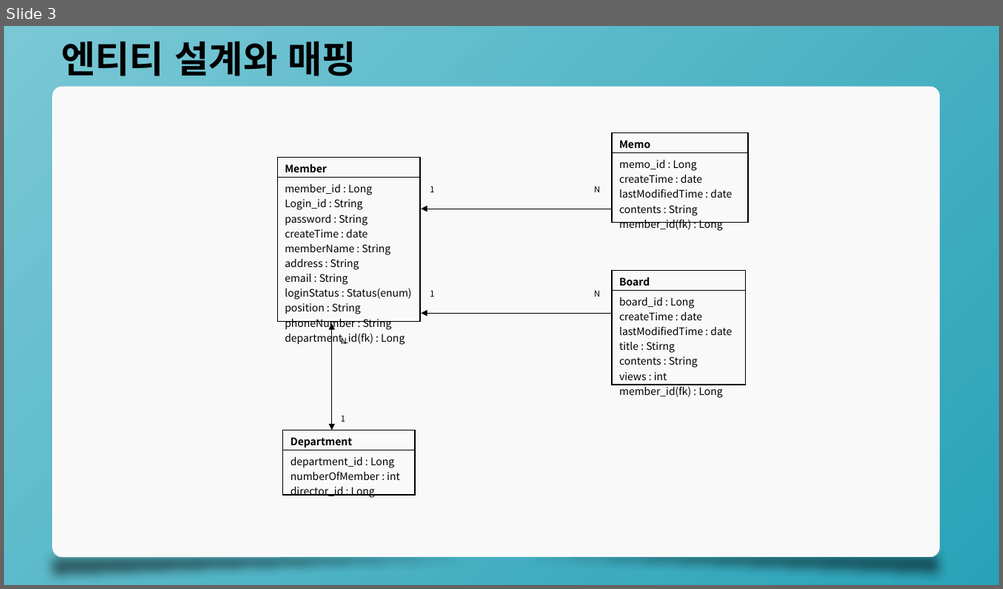
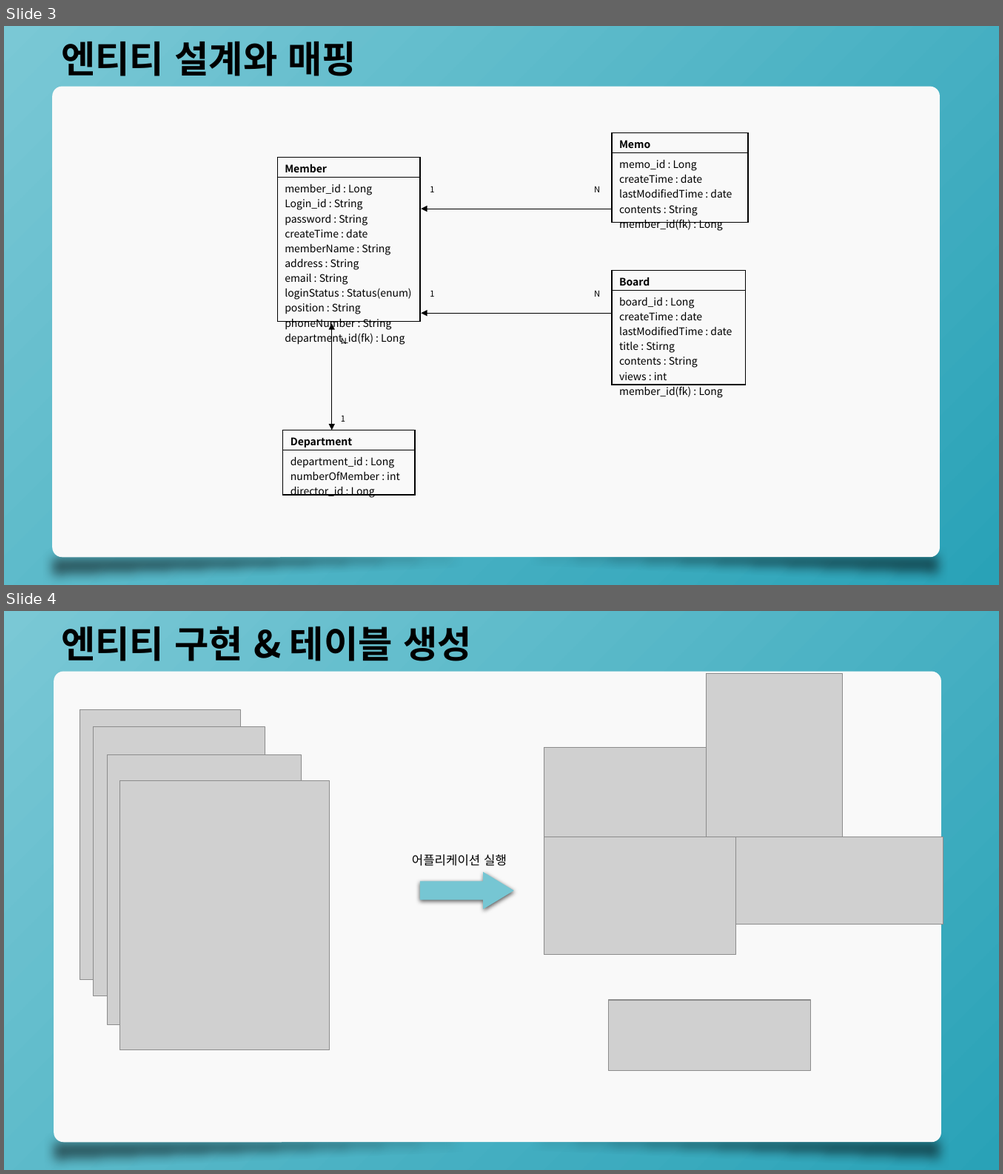
Before and after one commit to minkyu307/MBS_capstone, a slide deck: 201501164_김민규_주간보고서.pptx. Shown one above the other, each under a label of ours: slide 3 before the commit, slides 3 and 4 after it. The pictures are 1003x589 and 1003x1174 pixels, drawn with LibreOffice and Linux fonts; fonts in the diff are those of the drawing; grey boxes stand for pictures. Boxes give left, top, right and bottom in pixels: in the first picture for what was removed or moved away, otherwise in the second. Text is boxed around its words. In the diff, an @@ line names an element or a change of style, - is before the commit and + after.

Commit message:
21.09.15
테이블 생성, 데이터 저장&조회 및 조인 기능 테스트

```diff
--- a/201501164_김민규_주간보고서.pptx
+++ b/201501164_김민규_주간보고서.pptx
@@ slide 4 added at box(4, 611, 999, 1170), background gradient #7AC8D5 to #29A2B7 @@
@@ text added at box(61, 626, 472, 661), 36 pt, text #000000, bold @@
+엔티티 구현 & 테이블 생성
@@ rounded rectangle added at box(54, 672, 941, 1143), fill #F9F9F9 @@
@@ picture added at box(706, 674, 842, 837) @@
@@ picture added at box(79, 710, 241, 980) @@
@@ picture added at box(94, 726, 264, 996) @@
@@ picture added at box(108, 755, 301, 1025) @@
@@ picture added at box(543, 748, 706, 837) @@
@@ picture added at box(119, 780, 330, 1050) @@
@@ text added at box(412, 854, 506, 866), 12 pt, text #000000 @@
+어플리케이션 실행
@@ picture added at box(543, 837, 735, 955) @@
@@ picture added at box(736, 837, 943, 924) @@
@@ right arrow added at box(420, 872, 514, 909), fill #76C6D3 @@
@@ picture added at box(609, 1000, 811, 1071) @@
@@ right triangle added at box(44, 1133, 941, 1170), fill #000000 at 51% opacity @@
@@ right triangle added at box(53, 1132, 949, 1169), fill #000000 at 51% opacity @@
```
Also in this commit, not shown: 1 slide changed, 3 other slides added, 8 slides removed, 12 other files.
